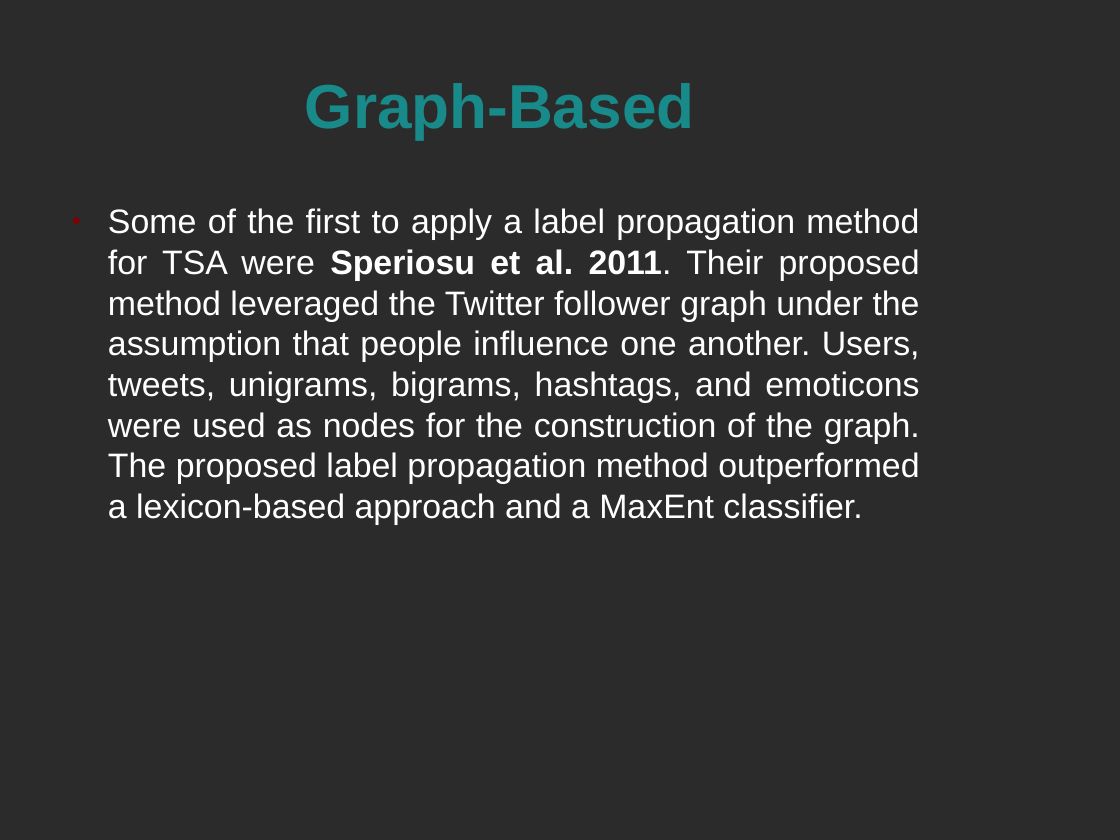
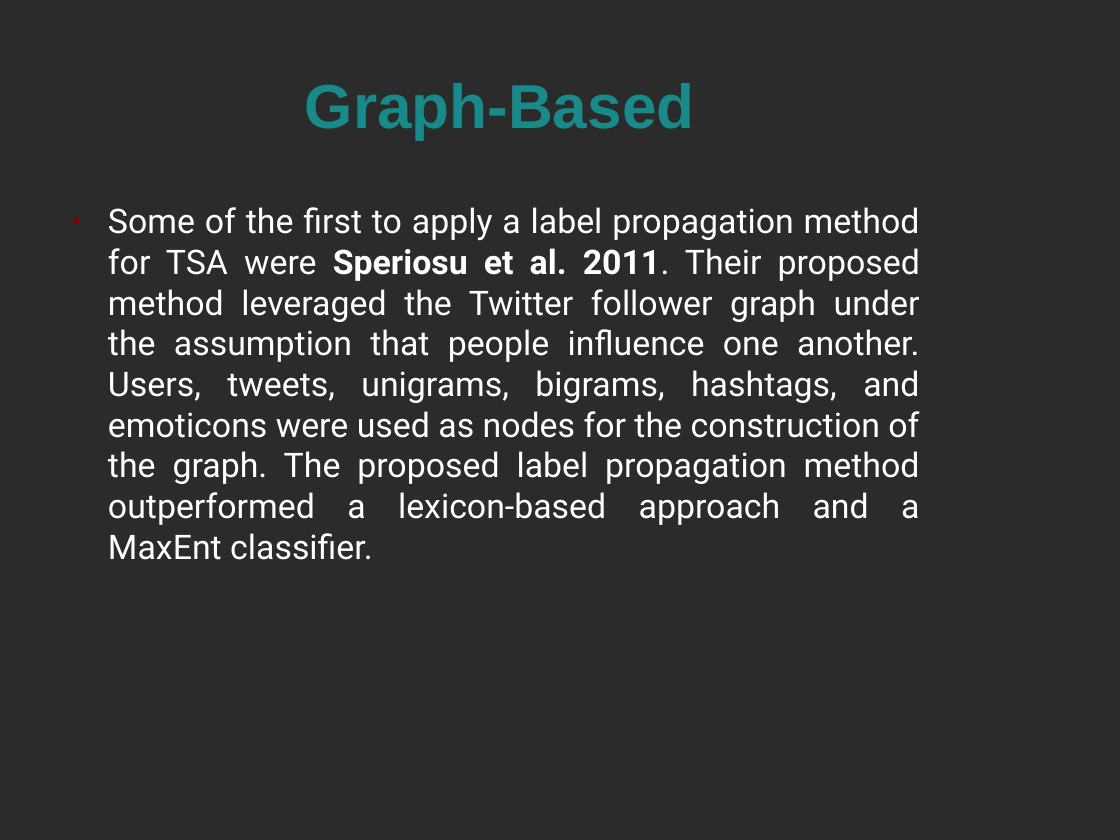
Before and after one commit to alextsil/twitter-topic-detection-and-analysis, a slide deck: slide 22 of parousiasi/presentation.odp (slide 21 before the commit). Drawn at 1120x840 pixels with LibreOffice and Linux fonts; fonts in the diff are those of the drawing; background and template pictures are left out; a plain dark background stands for a picture behind light text. Boxes give left, top, right and bottom in pixels: in the first picture for what was removed or moved away, otherwise in the second. Text is boxed around its words. In the diff, an @@ line names an element or a change of style, - is before the commit and + after.

```diff
--- a/parousiasi/presentation.odp
+++ b/parousiasi/presentation.odp
@@ text "Some of the first to ..." at (108, 207, 920, 560): font Arial to Roboto @@
```
Also in this commit, not shown: 11 other slides changed, 3 slides added, 2 slides removed, 1 other file.
